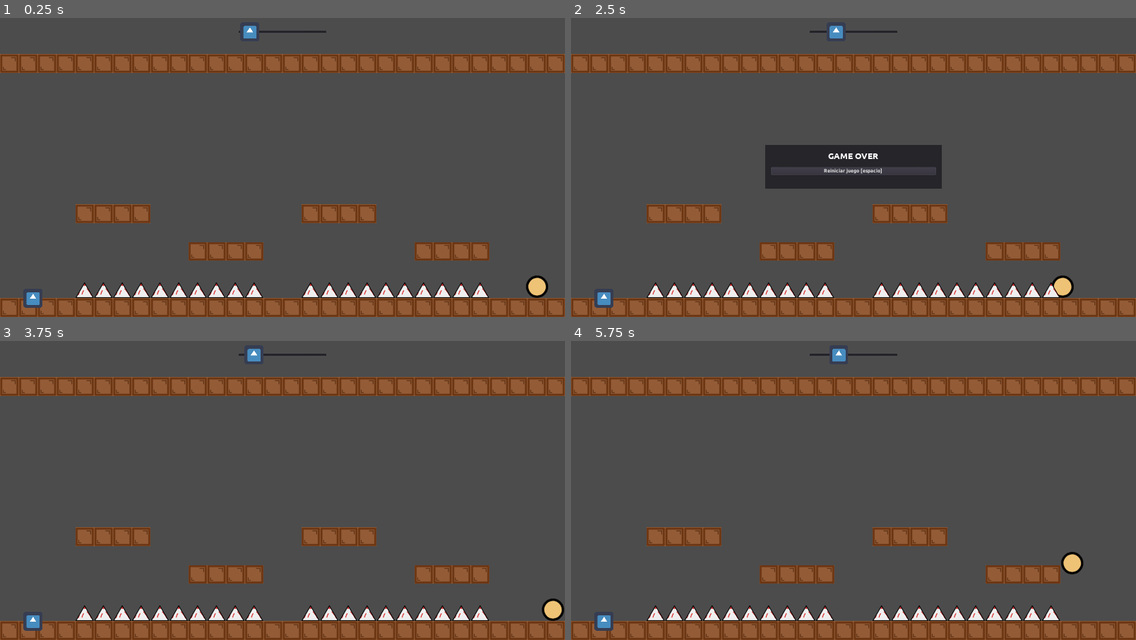
Above: before the commit, frames 1-4 (two rows, left to right).
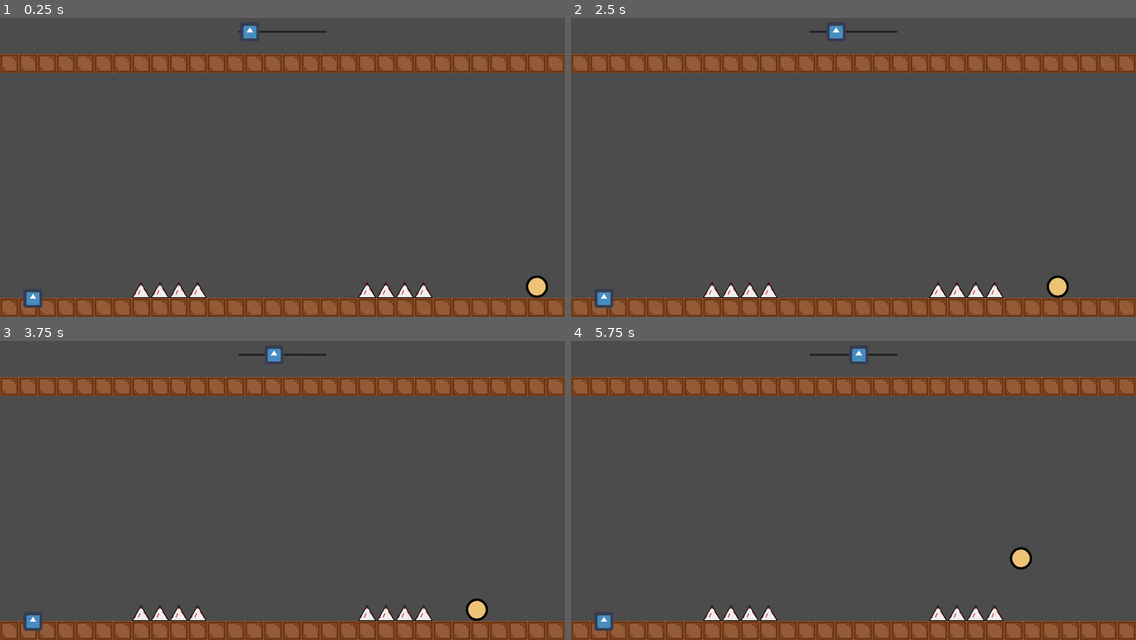
Above: after the commit, the same moments.

Repository: moisesjbc/a-la-cama
Game: Godot game, scene res://gameplay/main/main.tscn
The game is run twice, just before and just after one commit, with the same random seed, the same clock (stepped at 60 frames per second) and the same inputs. The engine's default icon, where the game draws it, is replaced by a stand-in: a white triangle on a blue panel in a dark square.
Inputs (mouse positions are in pixels of both pictures, inside the frame that each line leads up to):
- Up to frame 1 (0.25 s): no input
- Up to frame 2 (2.5 s): tap Enter at 0.5 s; hold D (ui_right) 0.53-2.03 s; tap Space at 0.77, 1.52 s; hold A (ui_left) from 2.03 s (still down)
- Up to frame 3 (3.75 s): release A (ui_left) at 2.75 s; click (282, 493) at 2.75 s, where only the run before the commit has a clickable "Reiniciar juego [espacio]"; hold D (ui_right) from 3.53 s (still down)
- Up to frame 4 (5.75 s): tap Space at 3.77, 4.52, 5.27 s; release D (ui_right) at 5.03 s; hold A (ui_left) from 5.03 s (still down)

The runs differ from the first frame. In frame 1, 4.4% of the frame differs, in the area x 13-97%, y 62-94%; in frame 2, 8.3%, in the area x 13-89%, y 42-94%; in frame 3, 5.0%; in frame 4, 5.0%.

Commit message:
Generate random level sections

Diff:
--- a/godot-project/gameplay/gui/level_end_screen/level_end_screen.gd
+++ b/godot-project/gameplay/gui/level_end_screen/level_end_screen.gd
@@ -27,7 +27,7 @@
 func _on_restart_button_pressed():
 	stop()
 	if is_game_over:
-		main.restart_level()
+		main.restart_game()
 	else:
 		main.next_level()
 
--- a/godot-project/gameplay/level/level.gd
+++ b/godot-project/gameplay/level/level.gd
@@ -22,4 +22,4 @@
 
 	$fixed_elements.scale.x = fixed_elements_scale
 	for level_section in $level_sections.get_children():
-		level_section.load_section(fixed_elements_scale)
+		level_section.load_section(current_level, fixed_elements_scale)
--- /dev/null
+++ b/godot-project/gameplay/level_section/alternatives/a0.tscn
@@ -0,0 +1,25 @@
+[gd_scene load_steps=4 format=2]
+
+[ext_resource path="res://gameplay/tilesets/obstacles_tileset/obstacles_tileset.tres" type="TileSet" id=1]
+[ext_resource path="res://gameplay/level_section/obstacles.gd" type="Script" id=2]
+[ext_resource path="res://gameplay/tilesets/terrain_tileset/terrain_tileset.tres" type="TileSet" id=3]
+
+[node name="a0" type="Node2D"]
+
+[node name="terrain" type="TileMap" parent="."]
+tile_set = ExtResource( 3 )
+collision_layer = 2
+format = 1
+
+[node name="obstacles" type="Area2D" parent="."]
+collision_layer = 32
+script = ExtResource( 2 )
+
+[node name="obstacles" type="TileMap" parent="obstacles"]
+tile_set = ExtResource( 1 )
+collision_use_parent = true
+collision_layer = 32
+format = 1
+tile_data = PoolIntArray( 458750, 0, 0, 458751, 0, 0, 393216, 0, 0, 393217, 0, 0 )
+
+[connection signal="body_entered" from="obstacles" to="obstacles" method="_on_obstacles_body_entered"]
--- /dev/null
+++ b/godot-project/gameplay/level_section/alternatives/a1.tscn
@@ -0,0 +1,26 @@
+[gd_scene load_steps=4 format=2]
+
+[ext_resource path="res://gameplay/tilesets/obstacles_tileset/obstacles_tileset.tres" type="TileSet" id=1]
+[ext_resource path="res://gameplay/level_section/obstacles.gd" type="Script" id=2]
+[ext_resource path="res://gameplay/tilesets/terrain_tileset/terrain_tileset.tres" type="TileSet" id=3]
+
+[node name="a1" type="Node2D"]
+
+[node name="terrain" type="TileMap" parent="."]
+tile_set = ExtResource( 3 )
+collision_layer = 2
+format = 1
+tile_data = PoolIntArray( 196603, 0, 0, 196604, 0, 0, 196605, 0, 0, 196606, 0, 0, 262145, 0, 0, 262146, 0, 0, 262147, 0, 0, 262148, 0, 0 )
+
+[node name="obstacles" type="Area2D" parent="."]
+collision_layer = 32
+script = ExtResource( 2 )
+
+[node name="obstacles" type="TileMap" parent="obstacles"]
+tile_set = ExtResource( 1 )
+collision_use_parent = true
+collision_layer = 32
+format = 1
+tile_data = PoolIntArray( 458747, 0, 0, 458748, 0, 0, 458749, 0, 0, 458750, 0, 0, 458751, 0, 0, 393216, 0, 0, 393217, 0, 0, 393218, 0, 0, 393219, 0, 0, 393220, 0, 0 )
+
+[connection signal="body_entered" from="obstacles" to="obstacles" method="_on_obstacles_body_entered"]
--- a/godot-project/gameplay/level_section/level_section.gd
+++ b/godot-project/gameplay/level_section/level_section.gd
@@ -1,6 +1,30 @@
 extends Node2D
 
+var alternatives = [
+	{
+		"scene_name": "a0",
+		"first_level": 0
+	},
+	{
+		"scene_name": "a1",
+		"first_level": 0
+	}
+]
 
-func load_section(horizontal_scale):
-	$alternatives/a0/terrain.scale.x = horizontal_scale
-	$alternatives/a0/obstacles.scale.x = horizontal_scale
+
+func load_section(current_level_index, fixed_elements_scale):
+	if $alternative.get_child(0) != null:
+		$alternative.get_child(0).queue_free()
+
+	var valid_alternatives = []
+	for alternative in alternatives:
+		if current_level_index >= alternative["first_level"]:
+			valid_alternatives.append(alternative)
+	randomize()
+	if len(valid_alternatives):
+		var current_alternative_index = randi() % len(valid_alternatives)
+		var current_alternative = valid_alternatives[current_alternative_index]
+		print("ENABLING current_alternative_index ", current_alternative_index)
+		var alternative_scene = load("res://gameplay/level_section/alternatives/" + current_alternative["scene_name"] + ".tscn").instance()
+		alternative_scene.scale.x = fixed_elements_scale
+		$alternative.add_child(alternative_scene)
--- a/godot-project/gameplay/level_section/level_section.tscn
+++ b/godot-project/gameplay/level_section/level_section.tscn
@@ -1,8 +1,5 @@
-[gd_scene load_steps=5 format=2]
+[gd_scene load_steps=2 format=2]
 
-[ext_resource path="res://gameplay/tilesets/terrain_tileset/terrain_tileset.tres" type="TileSet" id=1]
-[ext_resource path="res://gameplay/tilesets/obstacles_tileset/obstacles_tileset.tres" type="TileSet" id=2]
-[ext_resource path="res://gameplay/level_section/obstacles.gd" type="Script" id=3]
 [ext_resource path="res://gameplay/level_section/level_section.gd" type="Script" id=4]
 
 [node name="level_section" type="Node2D"]
@@ -15,25 +12,4 @@
 margin_right = 384.0
 margin_bottom = 447.0
 
-[node name="alternatives" type="Node2D" parent="."]
-
-[node name="a0" type="Node2D" parent="alternatives"]
-
-[node name="terrain" type="TileMap" parent="alternatives/a0"]
-tile_set = ExtResource( 1 )
-collision_layer = 2
-format = 1
-tile_data = PoolIntArray( 196603, 0, 0, 196604, 0, 0, 196605, 0, 0, 196606, 0, 0, 262145, 0, 0, 262146, 0, 0, 262147, 0, 0, 262148, 0, 0 )
-
-[node name="obstacles" type="Area2D" parent="alternatives/a0"]
-collision_layer = 32
-script = ExtResource( 3 )
-
-[node name="obstacles" type="TileMap" parent="alternatives/a0/obstacles"]
-tile_set = ExtResource( 2 )
-collision_use_parent = true
-collision_layer = 32
-format = 1
-tile_data = PoolIntArray( 458747, 0, 0, 458748, 0, 0, 458749, 0, 0, 458750, 0, 0, 458751, 0, 0, 393216, 0, 0, 393217, 0, 0, 393218, 0, 0, 393219, 0, 0, 393220, 0, 0 )
-
-[connection signal="body_entered" from="alternatives/a0/obstacles" to="alternatives/a0/obstacles" method="_on_obstacles_body_entered"]
+[node name="alternative" type="Node2D" parent="."]
--- a/godot-project/gameplay/main/main.gd
+++ b/godot-project/gameplay/main/main.gd
@@ -6,7 +6,7 @@
 
 
 func _ready():
-	restart_level()
+	restart_game()
 
 
 func _on_moon_moon_collided():
@@ -39,8 +39,8 @@
 	$background_gui/time_counter.start(10)
 
 
-func restart_level():
-	start_level(current_level_index)
+func restart_game():
+	start_level(0)
 
 
 func next_level():
